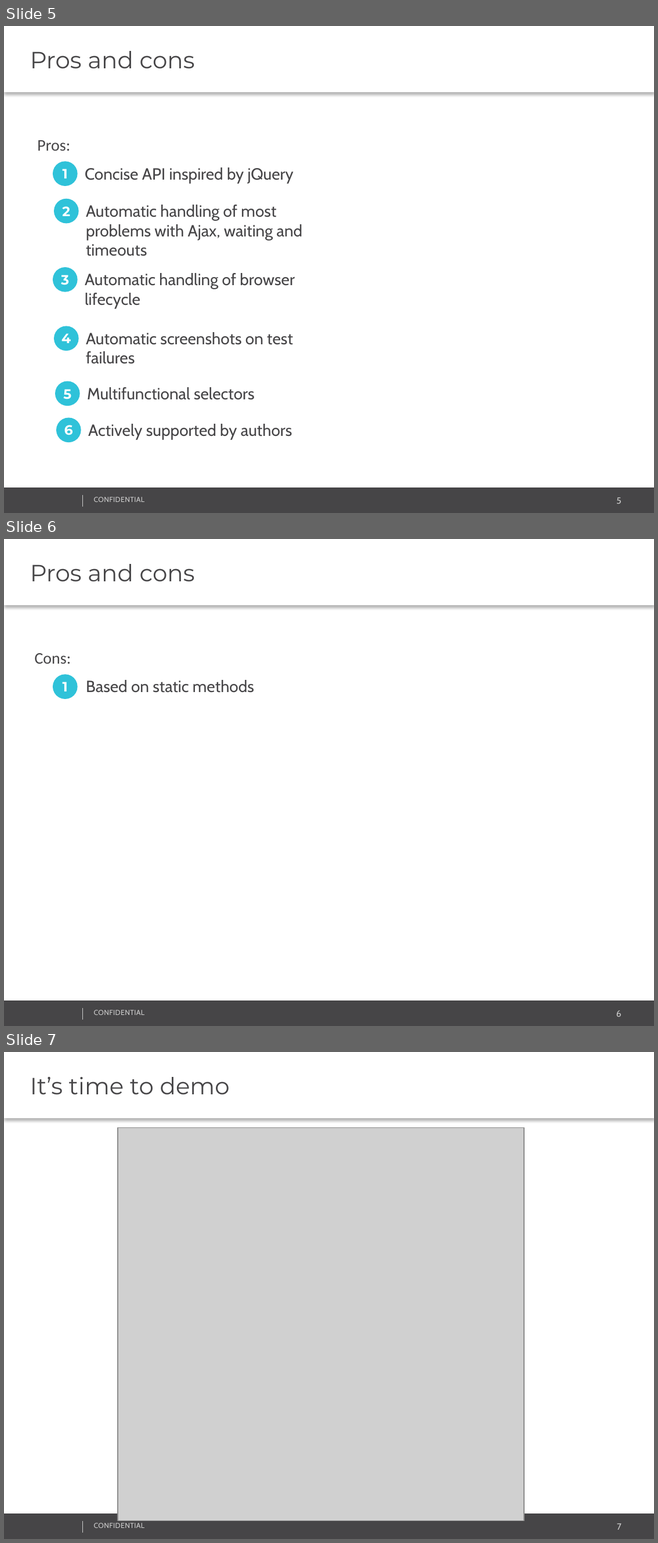
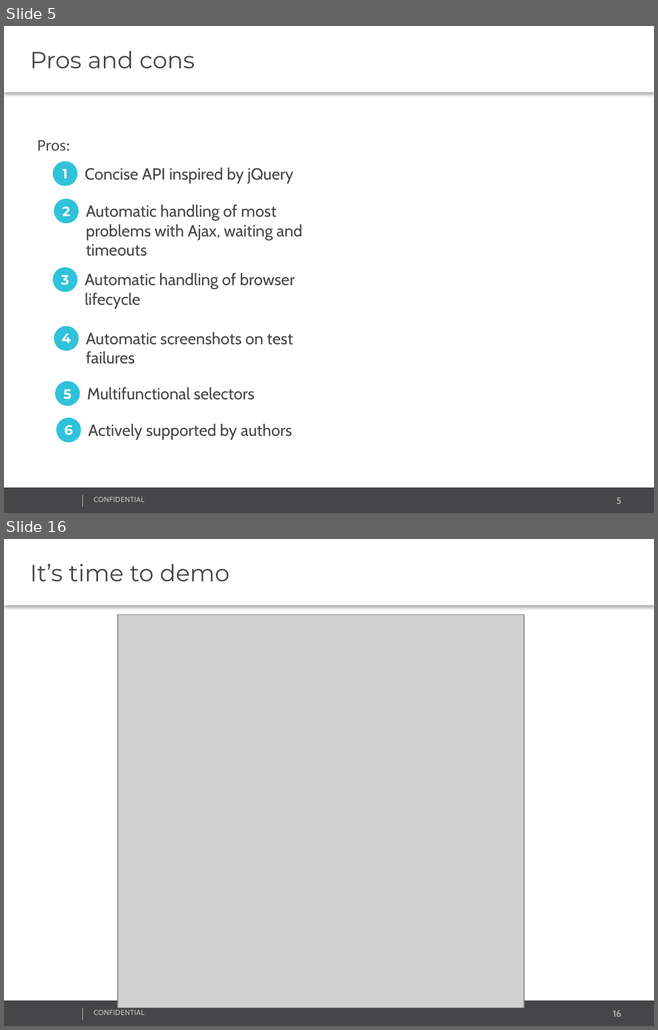
Before and after one commit to RamanPatsiayuk/Selenide, a slide deck: Selenide.pptx. Shown one above the other, each under a label of ours: slides 5, 6 and 7 before the commit, slides 5 and 16 after it; the slides between them are not shown. The pictures are 658x1543 and 658x1030 pixels, drawn with LibreOffice and Linux fonts; fonts in the diff are those of the drawing; grey boxes stand for pictures; background and template pictures are left out. Boxes give left, top, right and bottom in pixels: in the first picture for what was removed or moved away, otherwise in the second. Text is boxed around its words. In the diff, an @@ line names an element or a change of style, - is before the commit and + after.

```diff
--- a/Selenide.pptx
+++ b/Selenide.pptx
@@ slide 6 removed at box(4, 539, 654, 1026), background #FFFFFF; not listed: 4 template elements that a slide beside it also shows @@
@@ text removed at box(4, 539, 654, 605) @@
-Pros and cons
@@ text removed at box(35, 653, 71, 664) @@
-Cons:
@@ ellipse removed at box(53, 674, 78, 699) @@
@@ text removed at box(63, 682, 68, 692) @@
-1
@@ text removed at box(86, 680, 254, 693) @@
-Based on static methods
@@ what was slide 7 is now slide 16 @@
@@ page number at box(612, 1011, 621, 1017): text changed @@
-7
+16
```
Also in this commit, not shown: 10 slides added.
